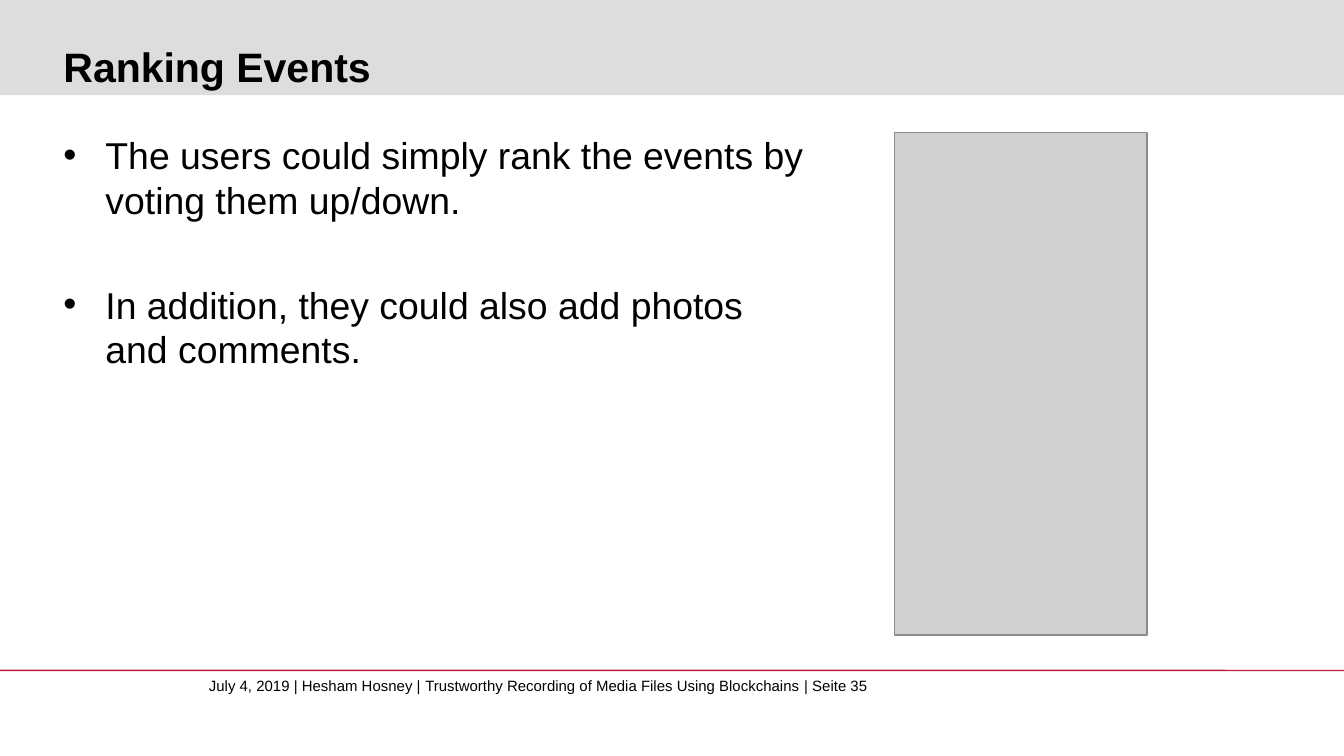
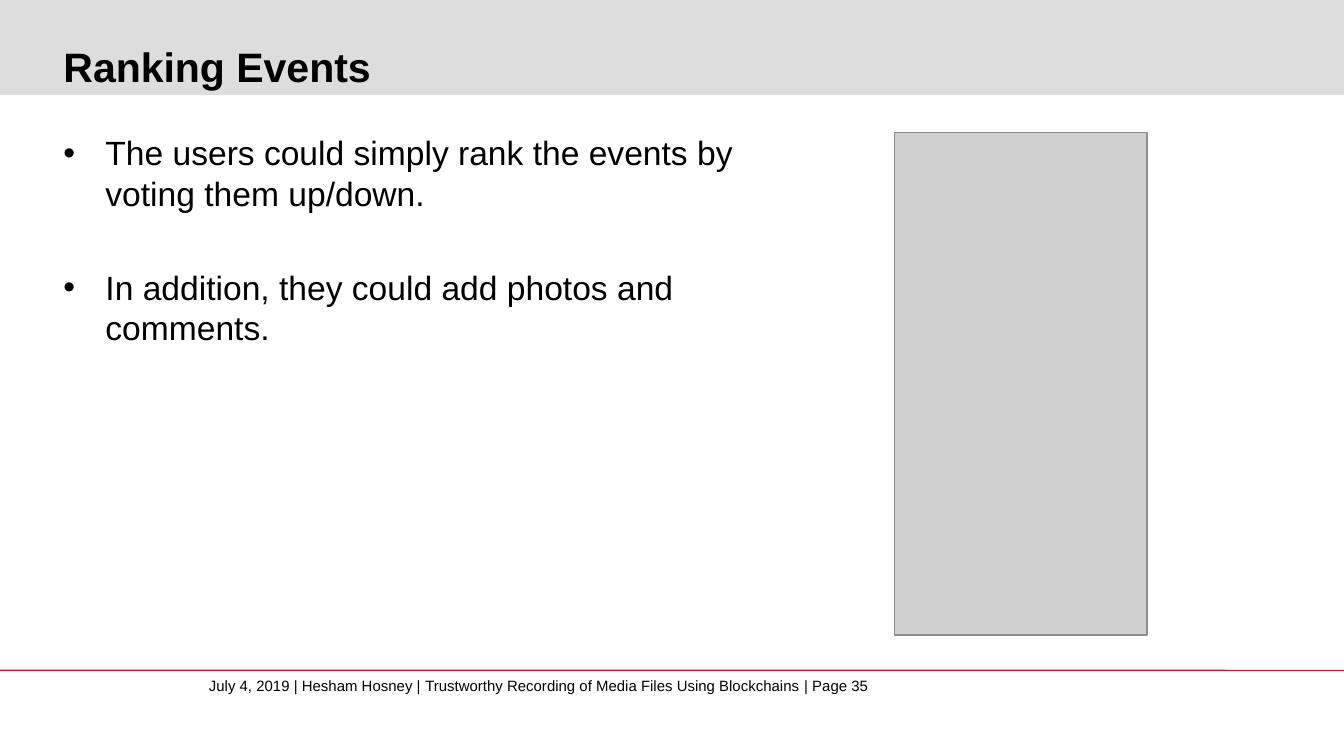
Before and after one commit to whosham/FakeNewsDetection, a slide deck: slide 35 of FakeNewsDetection.pptx. Drawn at 1344x756 pixels with LibreOffice and Linux fonts; fonts in the diff are those of the drawing; grey boxes stand for pictures; background and template pictures are left out. Boxes give left, top, right and bottom in pixels: in the first picture for what was removed or moved away, otherwise in the second. Text is boxed around its words. In the diff, an @@ line names an element or a change of style, - is before the commit and + after.

```diff
--- a/FakeNewsDetection.pptx
+++ b/FakeNewsDetection.pptx
@@ text at (105,140,732,212): size 20 to 18 pt in "The users could simply rank the events ..." @@
@@ text at (105,275,673,341): text changed; size 20 to 18 pt @@
-• In addition, they could also add photos and comments.
+• In addition, they could add photos and comments.
@@ text at (209,680,868,694): text changed @@
-July 4, 2019 | Hesham Hosney | Trustworthy Recording of Media Files Using Blockchains | Seite 35
+July 4, 2019 | Hesham Hosney | Trustworthy Recording of Media Files Using Blockchains | Page 35
```
Also in this commit, not shown: 41 other slides changed, 16 other files.
